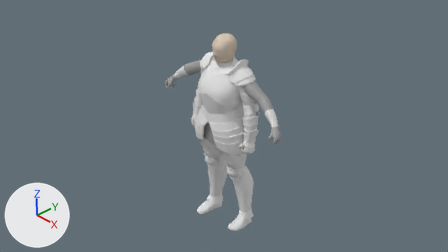
Renders of the Blender file fembase/armor/knight_armor.blend from each side of a commit.
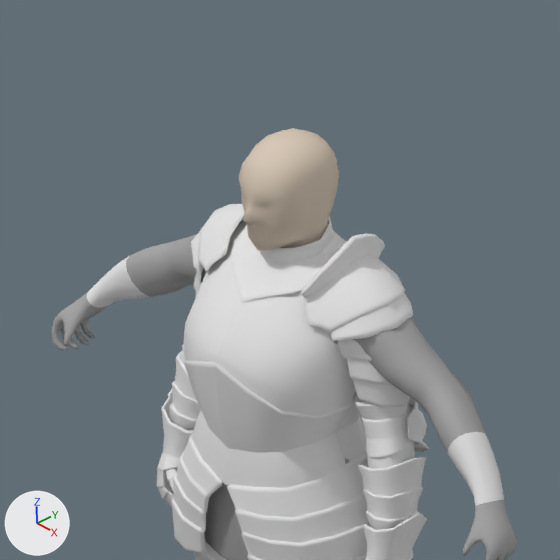
Old and new are each drawn from the file's camera 'Camera' and again close up on the part from 34% to 65% of the width and 0% to 56% of the height. Lighting does not change. The marker at lower left points along +X, +Y and +Z.

The scene before the commit, as lines of its bpy script (objects in view):
```python
me_circle_002 = bpy.data.meshes.new('Circle.002')
me_circle_002.from_pydata(...)  # 368 vertices, 326 faces, 1 loose edge; spans x 0.241..0.359, y -0.074..0.081, z 0.719..0.958
me_circle_002.polygons.foreach_set('use_smooth', [True] * 326)
me_circle_002.materials.append(mat_steel)  # its picture is missing
me_meshbreastplate = bpy.data.meshes.new('meshBreastplate')
me_meshbreastplate.from_pydata(...)  # 330 vertices, 300 faces; spans x -0.202..0.202, y -0.202..0.193, z 0.957..1.449
me_meshbreastplate.polygons.foreach_set('use_smooth', [True] * 300)
me_meshbreastplate.materials.append(mat_steel)  # its picture is missing
me_meshspaulders_001 = bpy.data.meshes.new('meshSpaulders.001')
me_meshspaulders_001.from_pydata(...)  # 265 vertices, 228 faces; spans x -0.281..0.281, y -0.081..0.175, z 1.333..1.516
me_meshspaulders_001.polygons.foreach_set('use_smooth', [True] * 228)
me_meshspaulders_001.materials.append(mat_steel)  # its picture is missing
ob_breastplate = bpy.data.objects.new('Breastplate', me_meshbreastplate)
ob_breastplate.location = (0.0, 0.0, 0.0)
_m = ob_breastplate.modifiers.new('EdgeSplit', 'EDGE_SPLIT')
_m.use_edge_angle = False
ob_gauntlets = bpy.data.objects.new('Gauntlets', me_circle_002)
ob_gauntlets.location = (0.0, 0.0, 0.003)
_m = ob_gauntlets.modifiers.new('EdgeSplit', 'EDGE_SPLIT')
_m.use_edge_angle = False
_m = ob_gauntlets.modifiers.new('Mirror', 'MIRROR')
ob_pauldrons = bpy.data.objects.new('Pauldrons', me_meshspaulders_001)
ob_pauldrons.location = (0.0, 0.0, 0.0)
_m = ob_pauldrons.modifiers.new('EdgeSplit', 'EDGE_SPLIT')
_m.use_edge_angle = False
# also in view: 'Spaulders' at (0.0, 0.042, 1.3); 'ChainSkirt' at (0.0, 0.008, 0.879); 'Elbows' at (0.0, 0.06, 1.104); 'Gorget' at (0.0, 0.022, 1.429); 'HumanFemale' at (0.0, 0.0, 0.847)
```
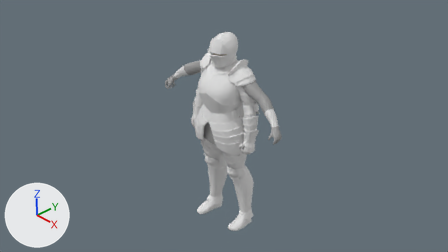
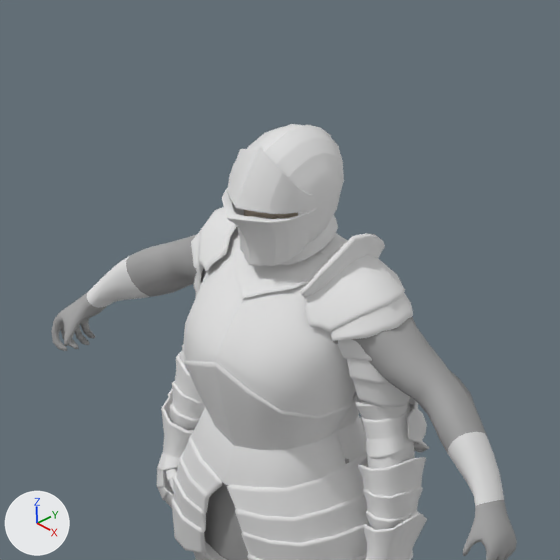
Commit message: Rough knightly helmet

Edits to the bpy script that builds the scene:
```text
Change me_meshbreastplate:
    where me_meshbreastplate.from_pydata(...)  # 330 vertices, 300 faces; spans x -0.202..0.202, y -0.202..0.193, z 0.957..1.449
    used by ob_breastplate; location = (0.0, 0.0, 0.0)
    me_meshbreastplate part 1
    me_meshbreastplate.vertices[0].co: (0.119, -0.127, 1.065) -> (0.119, -0.114, 1.065)  # pixel (281, 452) -> pixel (286, 449)
    me_meshbreastplate.vertices[3].co: (0.131, -0.142, 1.119) -> (0.131, -0.133, 1.119)  # pixel (280, 433) -> pixel (283, 431)
    me_meshbreastplate.vertices[58].co: (0.146, -0.066, 1.072) -> (0.146, -0.06, 1.072)  # pixel (312, 443) -> pixel (315, 442)
    me_meshbreastplate.vertices[59].co: (0.16, -0.072, 1.116) -> (0.16, -0.068, 1.116)  # pixel (315, 428) -> pixel (317, 427)
    me_meshbreastplate.vertices[63].co: (0.066, -0.152, 1.051) -> (0.066, -0.137, 1.051)  # pixel (254, 452) -> pixel (260, 449)
    me_meshbreastplate.vertices[64].co: (0.072, -0.173, 1.127) -> (0.072, -0.162, 1.127)  # pixel (249, 424) -> pixel (252, 422)
    me_meshbreastplate.vertices[123].co: (-0.119, -0.127, 1.065) -> (-0.119, -0.114, 1.065)  # pixel (200, 409) -> pixel (205, 407)
    me_meshbreastplate.vertices[127].co: (0.0, -0.164, 1.038) -> (0.0, -0.147, 1.038)  # pixel (228, 448) -> pixel (234, 445)
    me_meshbreastplate.vertices[129].co: (-0.131, -0.142, 1.119) -> (-0.131, -0.133, 1.119)  # pixel (191, 386) -> pixel (194, 384)
    me_meshbreastplate.vertices[130].co: (0.0, -0.19, 1.132) -> (0.0, -0.179, 1.132)  # pixel (218, 412) -> pixel (222, 410)
    me_meshbreastplate.vertices[197].co: (-0.146, -0.066, 1.072) -> (-0.146, -0.06, 1.072)
    me_meshbreastplate.vertices[198].co: (-0.16, -0.072, 1.116) -> (-0.16, -0.068, 1.116)
    me_meshbreastplate.vertices[204].co: (-0.066, -0.152, 1.051) -> (-0.066, -0.137, 1.051)  # pixel (209, 428) -> pixel (215, 426)
    me_meshbreastplate.vertices[205].co: (-0.072, -0.173, 1.127) -> (-0.072, -0.162, 1.127)  # pixel (200, 399) -> pixel (204, 397)
Add me_cube_003:
    me_cube_003.from_pydata(...)  # 449 vertices, 386 faces; spans x 0.0..0.095, y -0.161..0.123, z 1.448..1.706
    me_cube_003.polygons.foreach_set('use_smooth', [True] * 386)
    me_cube_003.materials.append(mat_steel)  # its picture is missing
Add ob_helm:
    ob_helm = bpy.data.objects.new('Helm', me_cube_003)
    ob_helm.location = (0.0, 0.001, -0.067)
    ob_helm.scale = (1.04, 1.04, 1.04)
    _m = ob_helm.modifiers.new('Mirror', 'MIRROR')
    _m = ob_helm.modifiers.new('EdgeSplit', 'EDGE_SPLIT')
    _m.use_edge_angle = False
```

Changed parts and their boxes (x1, y1, x2, y2) in the close-ups (560 x 560 px; the box of a moved part takes in the faces that stretch with it):
'Breastplate', reshaped: before (184, 221, 366, 488); after (184, 228, 366, 488)
'Helm', added: after (222, 124, 344, 266)
part 1 of me_meshbreastplate, moved or reshaped: (185, 364, 350, 488) in both
